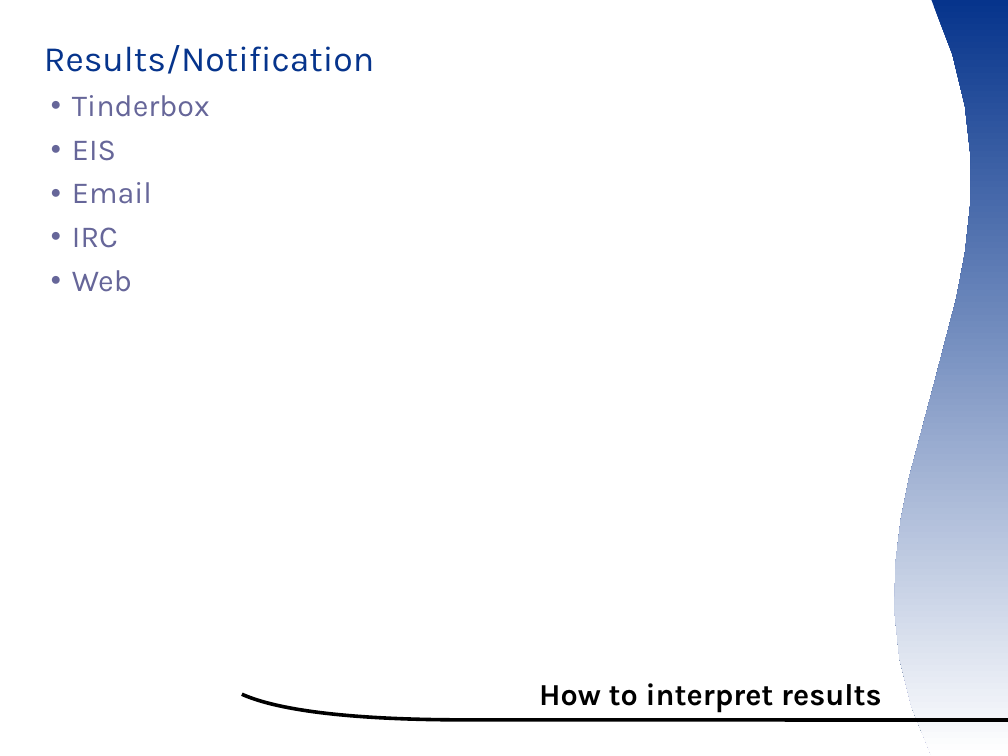
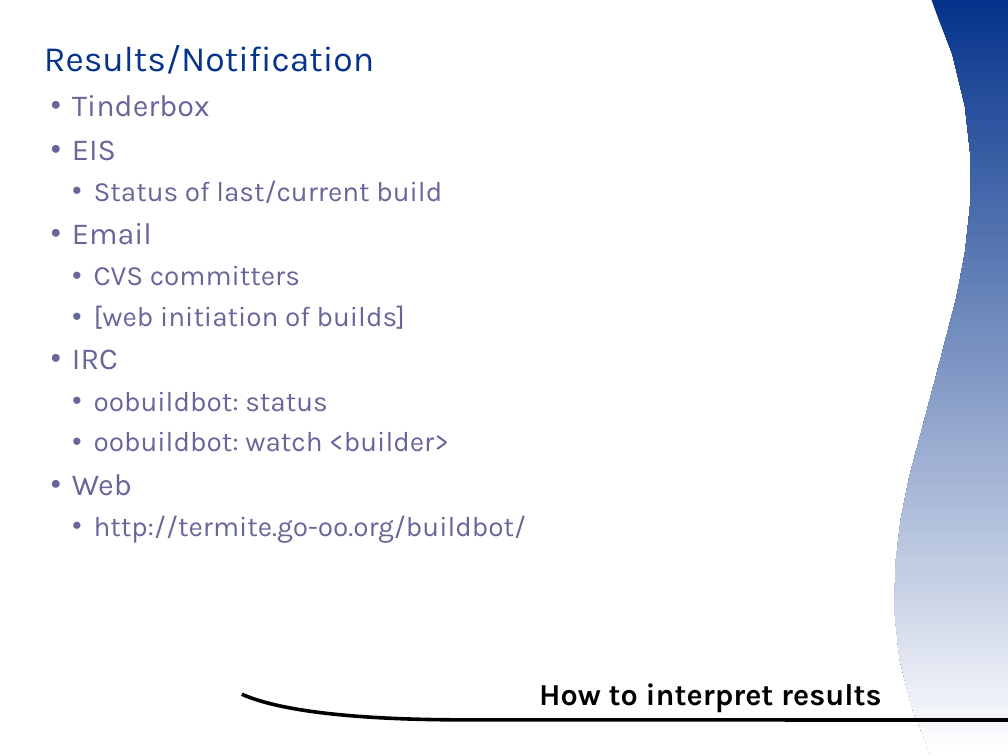
Before and after one commit to smsm1/ootermite, a slide deck: slide 11 of wiki/ooocon2007presentation.odp (slide 10 before the commit). Drawn at 1008x756 pixels with LibreOffice and Linux fonts; fonts in the diff are those of the drawing; background and template pictures are left out. Boxes give left, top, right and bottom in pixels: in the first picture for what was removed or moved away, otherwise in the second. Text is boxed around its words. In the diff, an @@ line names an element or a change of style, - is before the commit and + after.

Commit message:
Updates for the presentation adding my experience in creating a buildbot on Mac OS X, and some updates for the main instructions

```diff
--- a/wiki/ooocon2007presentation.odp
+++ b/wiki/ooocon2007presentation.odp
@@ text at (x1=94, y1=180, x2=442, y2=203): paragraph added @@
+    ● Status of last/current build
@@ text at (x1=94, y1=266, x2=406, y2=329): paragraphs added @@
+    ● CVS committers
+    ● [web initiation of builds]
@@ text at (x1=94, y1=392, x2=449, y2=452): paragraphs added @@
+    ● oobuildbot: status
+    ● oobuildbot: watch <builder>
@@ text at (x1=94, y1=515, x2=527, y2=543): paragraph added @@
+    ● http://termite.go-oo.org/buildbot/
```
Also in this commit, not shown: 5 other slides changed, 1 slide added, 4 other files.
